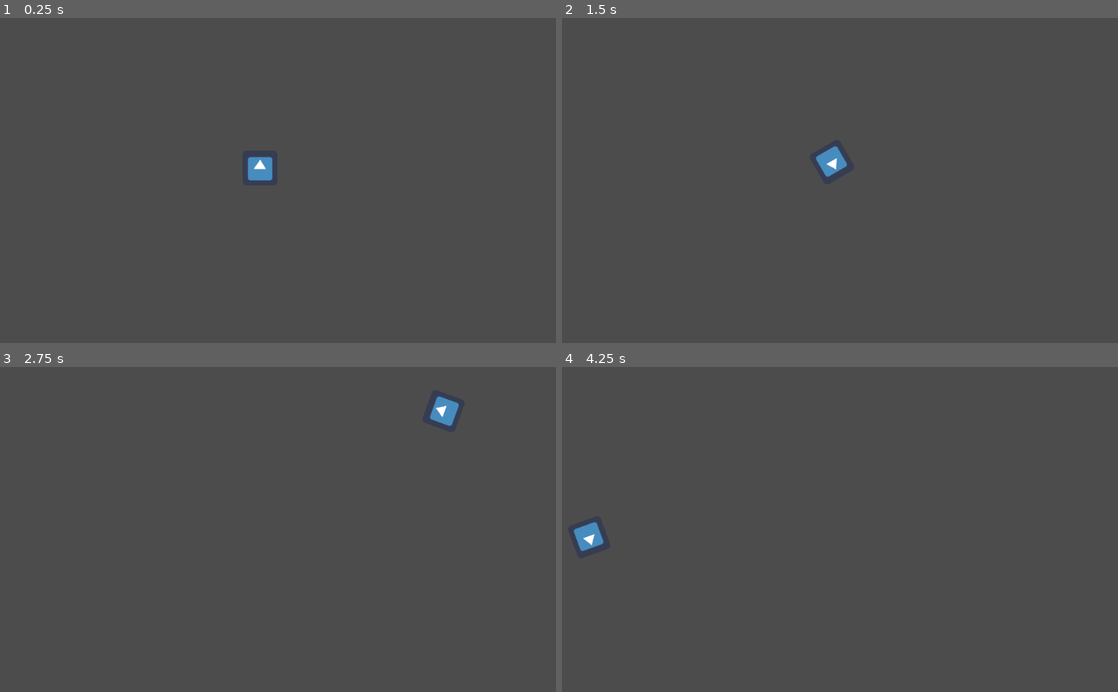
Above: before the commit, frames 1-4 (two rows, left to right).
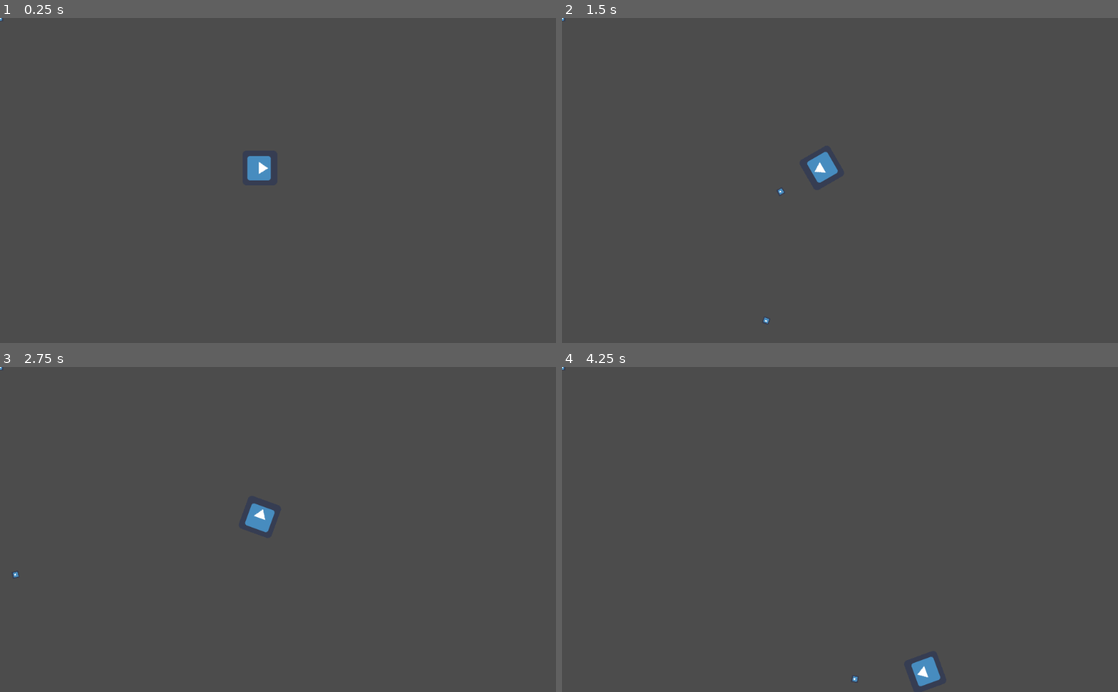
Above: after the commit, the same moments.

Repository: eugene-nguyen/NotAsteroids
Game: Godot game, scene res://World.tscn
Same seed, same stepped clock (60 frames per second), same inputs: the game is played once before the commit and once after it. The engine's default icon, where the game draws it, is replaced by a stand-in: a white triangle on a blue panel in a dark square.
Inputs:
- Up to frame 1 (0.25 s): no input
- Up to frame 2 (1.5 s): tap Enter (ui_accept) at 0.5, 0.6, 0.77, 1.07, 1.35 s; hold Right (ui_right) 0.53-1.28 s; hold Down (ui_down) from 1.28 s (still down)
- Up to frame 3 (2.75 s): tap Enter (ui_accept) at 1.52, 1.82, 2.1 s; release Down (ui_down) at 2.03 s; hold Right (ui_right) from 2.03 s (still down)
- Up to frame 4 (4.25 s): release Right (ui_right) at 2.78 s; hold Up (ui_up) 2.78-3.53 s; tap Enter (ui_accept) at 2.85, 3.02, 3.32, 3.6, 3.77, 4.07 s; hold Left (ui_left) from 3.53 s (still down)

The runs differ from the first frame. In frame 1, 0.1% of the frame differs, in the area x 0-49%, y 0-50%; in frame 2, 0.4%; in frame 3, 0.7%; in frame 4, 0.7%, in the area x 0-69%, y 0-99%.

Commit message:
SHOOTING!

Diff:
--- /dev/null
+++ b/Bullet.gd
@@ -0,0 +1,19 @@
+extends KinematicBody2D
+
+var speed = 750
+var velocity = Vector2()
+
+func start(pos, dir):
+	rotation = dir
+	position = pos
+	velocity = Vector2(speed, 0).rotated(rotation)
+
+func _physics_process(delta):
+	var collision = move_and_collide(velocity * delta)
+	if collision:
+		velocity = velocity.bounce(collision.normal)
+		if collision.collider.has_method("hit"):
+			collision.collider.hit()
+
+func _on_VisibilityNotifier2D_screen_exited():
+	queue_free()
--- /dev/null
+++ b/Bullet.tscn
@@ -0,0 +1,12 @@
+[gd_scene load_steps=3 format=2]
+
+[ext_resource path="res://Bullet.gd" type="Script" id=1]
+[ext_resource path="res://icon.png" type="Texture" id=2]
+
+[node name="Bullet" type="KinematicBody2D"]
+script = ExtResource( 1 )
+
+[node name="Sprite" type="Sprite" parent="."]
+rotation = 1.5708
+scale = Vector2( 0.2, 0.2 )
+texture = ExtResource( 2 )
--- a/KinematicBody2D.gd
+++ b/Player.gd
@@ -3,9 +3,10 @@
 export (int) var turn_speed = 180
 export (int) var move_speed = 150
 export (float) var acceleration = 0.05
-export (float) var deceleration = 0.01
+export (float) var deceleration = 0.0125
 
 var motion = Vector2(0, 0)
+var Bullet = preload("res://Bullet.tscn")
 
 var screen_size
 var screen_buffer = 8
@@ -18,10 +19,16 @@
 
 	if Input.is_action_pressed("ui_up"):
 		motion = motion.linear_interpolate(move_direction, acceleration)
-	elif Input.is_action_pressed("ui_down"):
-		motion = motion.linear_interpolate(-move_direction, acceleration)
 	else:
 		motion = motion.linear_interpolate(Vector2(0, 0), deceleration)
+
+	if Input.is_action_just_pressed("ui_accept"):
+		shoot(move_direction)
+
+func shoot(move_direction):
+	var b = Bullet.instance()
+	b.start(position, rotation)
+	get_parent().add_child(b)
 
 func _ready():
 	screen_size = get_viewport_rect().size
--- a/World.tscn
+++ b/World.tscn
@@ -1,12 +1,14 @@
-[gd_scene load_steps=3 format=2]
+[gd_scene load_steps=4 format=2]
 
 [ext_resource path="res://icon.png" type="Texture" id=1]
-[ext_resource path="res://KinematicBody2D.gd" type="Script" id=2]
+[ext_resource path="res://Player.gd" type="Script" id=2]
+[ext_resource path="res://Bullet.tscn" type="PackedScene" id=3]
 
 [node name="World" type="Node"]
 
-[node name="KinematicBody2D" type="KinematicBody2D" parent="."]
+[node name="Player" type="KinematicBody2D" parent="."]
 position = Vector2( 478.622, 276.808 )
+z_index = 1
 script = ExtResource( 2 )
 __meta__ = {
 "_edit_group_": true
@@ -14,5 +16,8 @@
 turn_speed = 200
 move_speed = 400
 
-[node name="Sprite" type="Sprite" parent="KinematicBody2D"]
+[node name="Sprite" type="Sprite" parent="Player"]
+rotation = 1.5708
 texture = ExtResource( 1 )
+
+[node name="Bullet" parent="." instance=ExtResource( 3 )]
